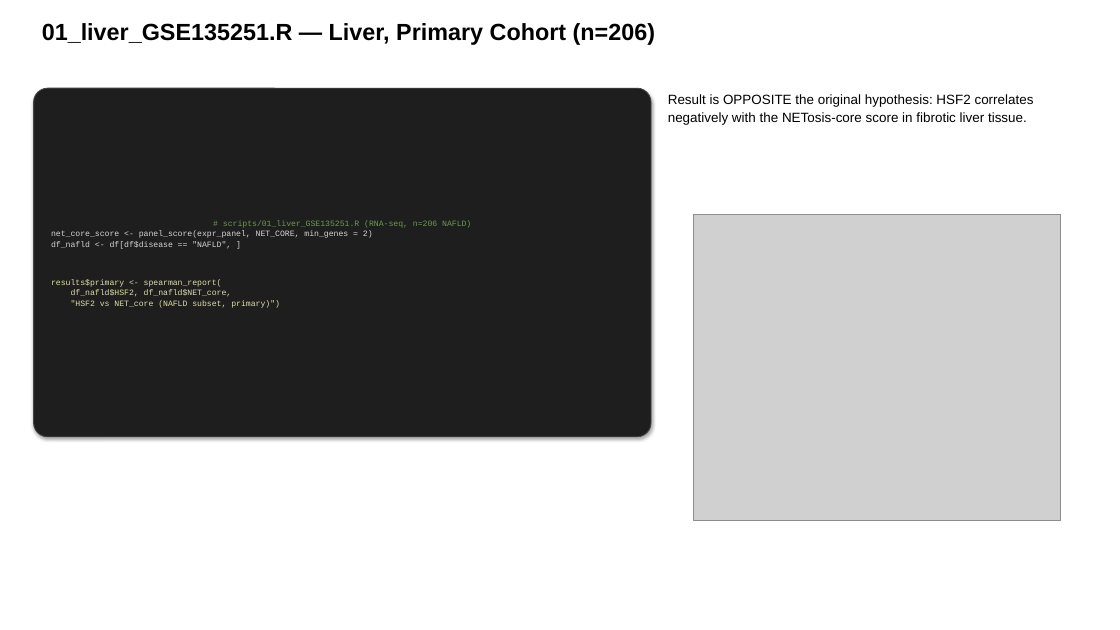
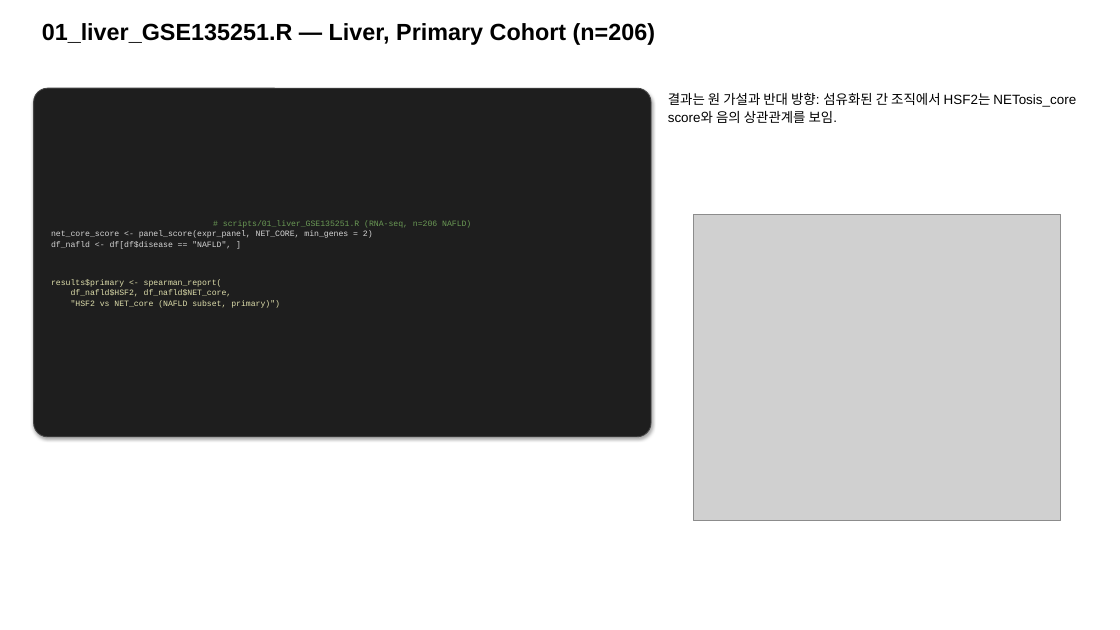
Before and after one commit to bioinform25/project2, a slide deck: slide 5 of presentation/dry_lab_summary.pptx. Drawn at 1120x630 pixels with LibreOffice and Linux fonts; fonts in the diff are those of the drawing; grey boxes stand for pictures. Boxes give left, top, right and bottom in pixels: in the first picture for what was removed or moved away, otherwise in the second. Text is boxed around its words. In the diff, an @@ line names an element or a change of style, - is before the commit and + after.

```diff
--- a/presentation/dry_lab_summary.pptx
+++ b/presentation/dry_lab_summary.pptx
@@ text at box(668, 92, 1076, 123): text changed @@
-Result is OPPOSITE the original hypothesis: HSF2 correlates negatively with the NETosis-core score in fibrotic liver tissue.
+결과는 원 가설과 반대 방향: 섬유화된 간 조직에서 HSF2는 NETosis_core score와 음의 상관관계를 보임.
```
Also in this commit, not shown: 17 other slides changed, 1 slide added, 1 slide removed, 1 other file.
